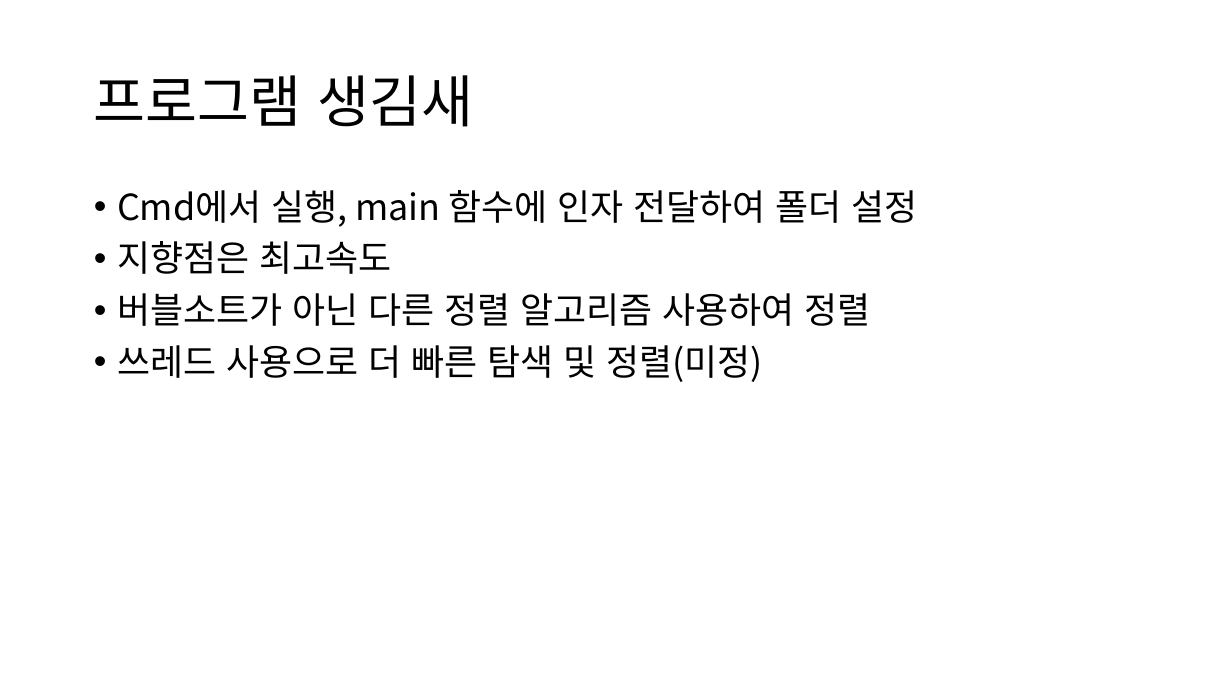
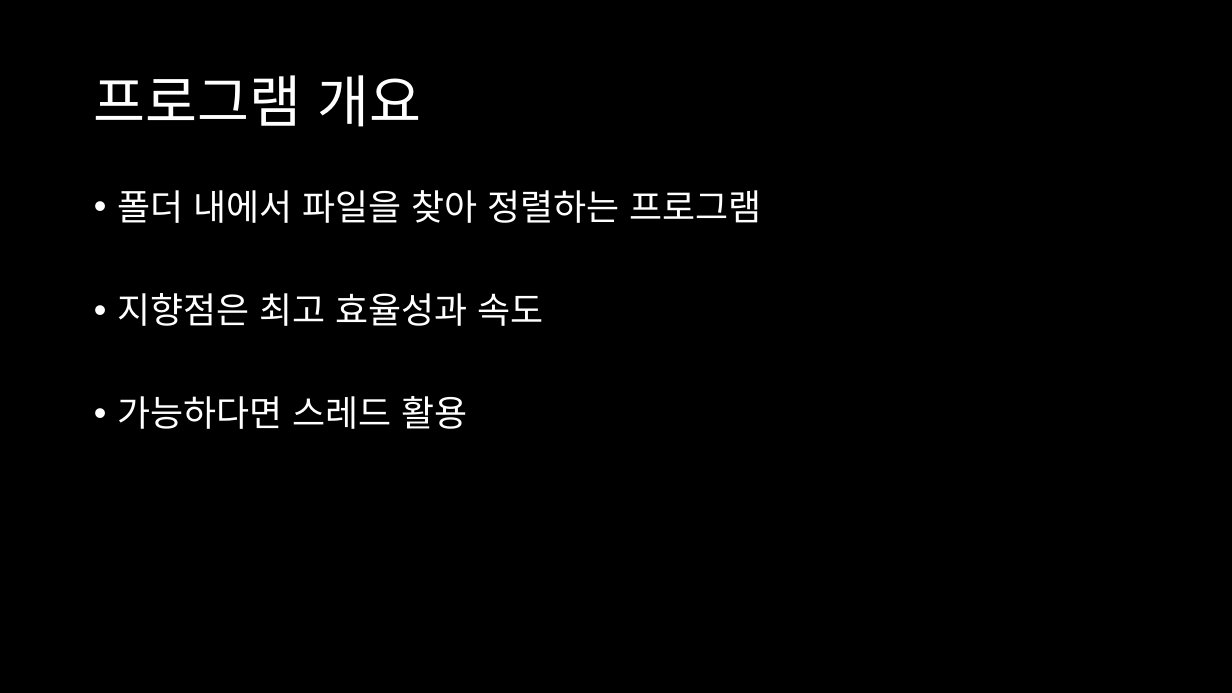
Before and after one commit to ChangminYi/SWProgramming_2, a slide deck: slide 2 of 1st_presentation_20170454.pptx. Drawn at 1232x693 pixels with LibreOffice and Linux fonts; fonts in the diff are those of the drawing. Boxes give left, top, right and bottom in pixels: in the first picture for what was removed or moved away, otherwise in the second. Text is boxed around its words. In the diff, an @@ line names an element or a change of style, - is before the commit and + after.

Commit message:
Design Change & Content Added

```diff
--- a/1st_presentation_20170454.pptx
+++ b/1st_presentation_20170454.pptx
@@ background #FFFFFF to #000000 @@
@@ title at (94,75,422,127): text changed; text colour #000000 to #FFFFFF @@
-프로그램 생김새
+프로그램 개요
@@ text at (117,190,761,429): text changed; text colour #000000 to #FFFFFF @@
-• Cmd에서 실행, main 함수에 인자 전달하여 폴더 설정
-• 지향점은 최고속도
-• 버블소트가 아닌 다른 정렬 알고리즘 사용하여 정렬
-• 쓰레드 사용으로 더 빠른 탐색 및 정렬(미정)
+• 폴더 내에서 파일을 찾아 정렬하는 프로그램
+• 지향점은 최고 효율성과 속도
+• 가능하다면 스레드 활용
```
Also in this commit, not shown: 2 other slides changed, 2 slides added.
